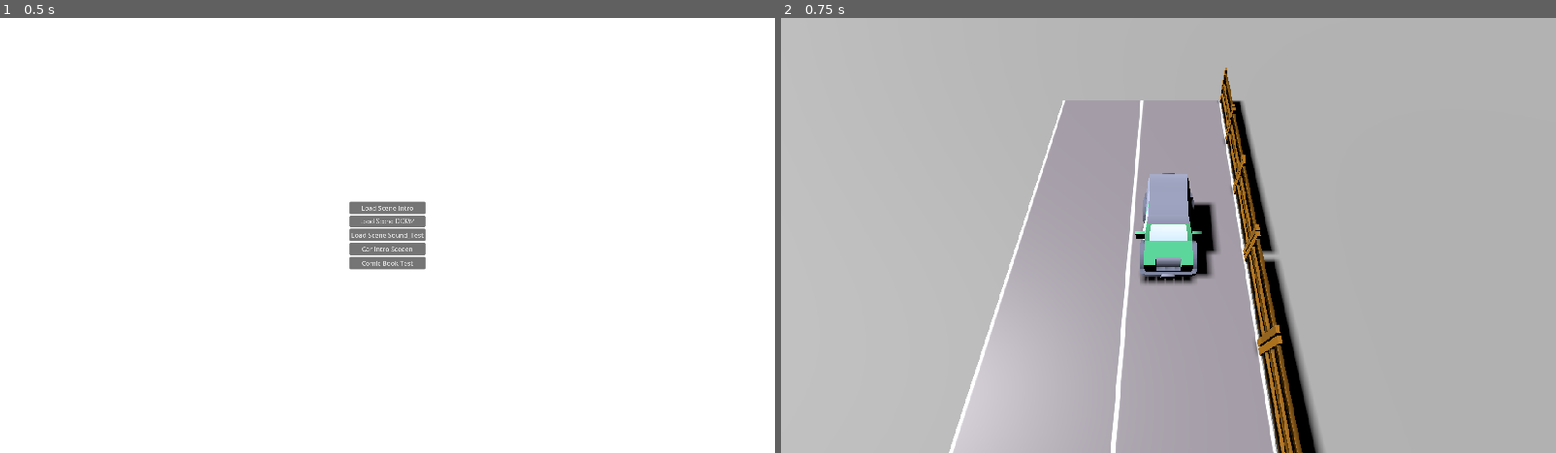
Above: before the commit, frames 1-2 (left to right).
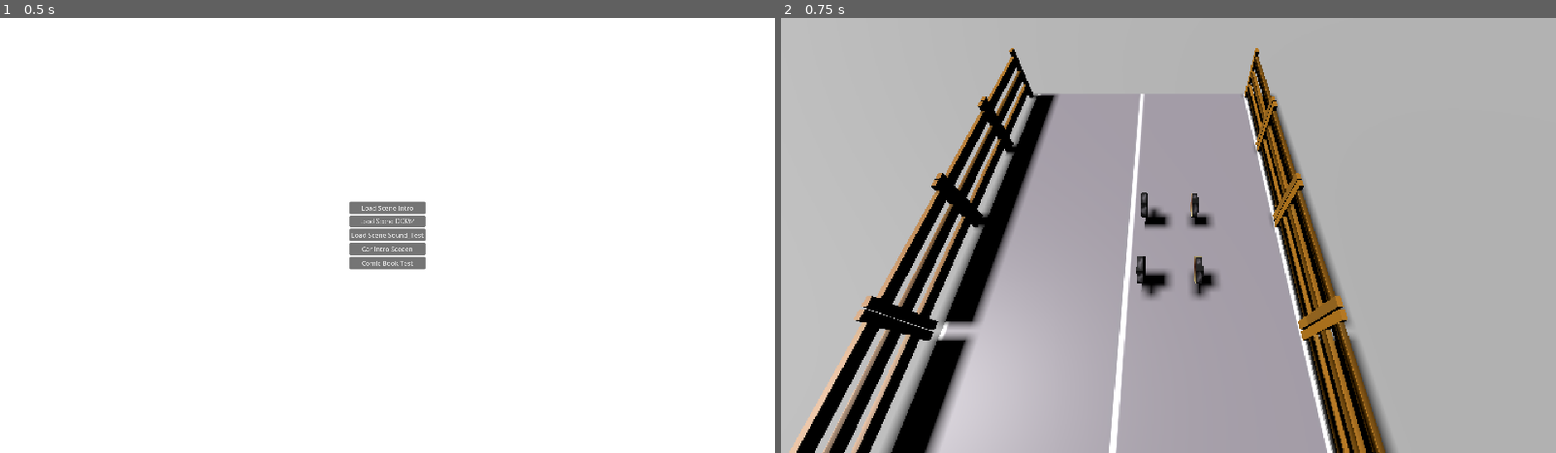
Above: after the commit, the same moments.

Repository: StudioBiwako/greenhill
Game: Godot game, scene res://levels/main_menu/game_opening.tscn
Two runs of this game, one before a commit and one after it. Both use one fixed random seed, a clock stepped at 60 frames per second and the inputs below.
Inputs:
- Up to frame 1 (0.5 s): no input
- Up to frame 2 (0.75 s): click "Car Intro Sceeen" at 0.5 s

Frame 1 is identical in both runs. In frame 2, 22% of the frame differs, in the area x 1-80%, y 6-100%.

Commit message:
new assets for car

Diff:
--- a/components/Cameras/centerCamera/CenterCamera.gd
+++ b/components/Cameras/centerCamera/CenterCamera.gd
@@ -8,7 +8,7 @@
 
 @export var centerObject: Node3D  # Reference to the object to orbit around
 @export var orbitSpeed: float = 0.001  # Speed of orbit rotation
-@export var orbitDistance: float = 3  # Distance from center object
+@export var orbitDistance: float = 2  # Distance from center object
 @export var maxVerticalAngle: float = 45.0  # Maximum vertical angle in degrees
 @export var minVerticalAngle: float = 5.0  # Minimum vertical angle in degrees
 
--- /dev/null
+++ b/components/Models/Cars/Sedan/Sedan.tscn
@@ -0,0 +1,18 @@
+[gd_scene load_steps=2 format=3 uid="uid://csbsnx13lm1l0"]
+
+[ext_resource type="PackedScene" uid="uid://bj4u61y6mans3" path="res://components/Models/Cars/Sedan/wheel/wheel.glb" id="1_mmers"]
+
+[node name="Sedan" type="Node3D"]
+transform = Transform3D(1, 0, -1.5246e-23, -1.5246e-23, -4.37114e-08, -1, 0, 1, -4.37114e-08, 0, 0, 0)
+
+[node name="wheel2" parent="." instance=ExtResource("1_mmers")]
+transform = Transform3D(-4.37114e-09, -8.74228e-09, -0.1, 0, -0.1, 8.74228e-09, -0.1, 3.31589e-16, 4.37114e-09, 0.263518, -0.17514, 1.17473e-08)
+
+[node name="wheel" parent="." instance=ExtResource("1_mmers")]
+transform = Transform3D(0.00348993, -3.99107e-17, -0.0999391, 0, 0.1, -4.16334e-17, 0.0999391, 1.12501e-16, 0.00348993, 0.263518, 0.15911, -6.95285e-09)
+
+[node name="wheel3" parent="." instance=ExtResource("1_mmers")]
+transform = Transform3D(-4.37114e-09, -8.74228e-09, -0.1, 0, -0.1, 8.74228e-09, -0.1, 3.31589e-16, 4.37114e-09, -0.26804, -0.17514, 1.17473e-08)
+
+[node name="wheel4" parent="." instance=ExtResource("1_mmers")]
+transform = Transform3D(0.00348993, -3.99107e-17, -0.0999391, 0, 0.1, -4.16334e-17, 0.0999391, 1.12501e-16, 0.00348993, -0.26804, 0.15911, -6.95285e-09)
--- a/levels/carShaderArtTest/CarShaderArtTest.tscn
+++ b/levels/carShaderArtTest/CarShaderArtTest.tscn
@@ -7,6 +7,7 @@
 [ext_resource type="PackedScene" uid="uid://m8mqr5fyqgje" path="res://components/Cameras/centerCamera/CenterCamera.tscn" id="3_sg6c3"]
 [ext_resource type="Texture2D" uid="uid://b1yb4yv4lfpfb" path="res://components/ComicBookPanel/alannaComicTest.png" id="4_6aeq7"]
 [ext_resource type="PackedScene" uid="uid://c4gsfrcoqc0cm" path="res://components/Models/Cars/GLB format/suv.glb" id="11_6cyyt"]
+[ext_resource type="PackedScene" uid="uid://csbsnx13lm1l0" path="res://components/Models/Cars/Sedan/Sedan.tscn" id="11_s1g0c"]
 [ext_resource type="Script" path="res://levels/carShaderArtTest/DevTool.gd" id="16_o645g"]
 [ext_resource type="PackedScene" uid="uid://bausul7p4frcx" path="res://components/Models/fences/fence.glb" id="19_46rnx"]
 [ext_resource type="PackedScene" uid="uid://d2j7818fnc7g2" path="res://components/Models/Roads/highway/highway.glb" id="20_ij48t"]
@@ -21,7 +22,7 @@
 grow_horizontal = 2
 grow_vertical = 2
 stretch = true
-stretch_shrink = 2
+stretch_shrink = 3
 
 [node name="Comtest" parent="SubViewportContainer" instance=ExtResource("1_p5wp3")]
 visible = false
@@ -32,7 +33,7 @@
 
 [node name="SubViewport" type="SubViewport" parent="SubViewportContainer"]
 handle_input_locally = false
-size = Vector2i(960, 540)
+size = Vector2i(640, 360)
 render_target_update_mode = 4
 
 [node name="ComicBookPanel" parent="SubViewportContainer/SubViewport" instance=ExtResource("3_pfuqw")]
@@ -46,14 +47,15 @@
 shadow_enabled = true
 
 [node name="Ground" parent="SubViewportContainer/SubViewport" instance=ExtResource("1_7i035")]
-transform = Transform3D(1, 0, 0, 0, 1, 0, 0, 0, 1, 0.164703, 0.0109992, -0.12672)
+transform = Transform3D(1, 0, 0, 0, 1, 0, 0, 0, 1, 0.163624, 0.0109992, -0.12672)
 
 [node name="suv" parent="SubViewportContainer/SubViewport" instance=ExtResource("11_6cyyt")]
 transform = Transform3D(-1.74846e-08, 1.39515e-16, 0.4, 1.39515e-16, 0.4, -1.39515e-16, -0.4, 1.39515e-16, -1.74846e-08, -0.342976, 0.0146324, -0.815307)
+visible = false
 
 [node name="CenterCamera3D" parent="SubViewportContainer/SubViewport" node_paths=PackedStringArray("centerObject") instance=ExtResource("3_sg6c3")]
 transform = Transform3D(1, 0, 0, 0, 1, 0, 0, 0, 1, -3.53852, 0.0146324, 2.58451)
-centerObject = NodePath("../suv")
+centerObject = NodePath("../../../Sedan")
 
 [node name="DevTool" type="Node" parent="SubViewportContainer/SubViewport"]
 script = ExtResource("16_o645g")
@@ -83,3 +85,26 @@
 
 [node name="planksWood6" parent="Fence" instance=ExtResource("19_46rnx")]
 transform = Transform3D(1.50996e-08, 0.2, 8.74228e-09, 0, -8.74228e-09, 0.2, 0.2, -1.50996e-08, -6.60024e-16, 2.06359, 0.269924, -1.53859)
+
+[node name="Fence2" type="Node" parent="."]
+
+[node name="planksWood" parent="Fence2" instance=ExtResource("19_46rnx")]
+transform = Transform3D(1.50996e-08, 0.2, 8.74228e-09, 0, -8.74228e-09, 0.2, 0.2, -1.50996e-08, -6.60024e-16, -2.29249, 0.269924, 0.877197)
+
+[node name="planksWood2" parent="Fence2" instance=ExtResource("19_46rnx")]
+transform = Transform3D(1.50996e-08, 0.2, 8.74228e-09, 0, -8.74228e-09, 0.2, 0.2, -1.50996e-08, -6.60024e-16, -1.42102, 0.269924, 0.877197)
+
+[node name="planksWood3" parent="Fence2" instance=ExtResource("19_46rnx")]
+transform = Transform3D(1.50996e-08, 0.2, 8.74228e-09, 0, -8.74228e-09, 0.2, 0.2, -1.50996e-08, -6.60024e-16, -0.554497, 0.269924, 0.877197)
+
+[node name="planksWood4" parent="Fence2" instance=ExtResource("19_46rnx")]
+transform = Transform3D(1.50996e-08, 0.2, 8.74228e-09, 0, -8.74228e-09, 0.2, 0.2, -1.50996e-08, -6.60024e-16, 0.316975, 0.269924, 0.877197)
+
+[node name="planksWood5" parent="Fence2" instance=ExtResource("19_46rnx")]
+transform = Transform3D(1.50996e-08, 0.2, 8.74228e-09, 0, -8.74228e-09, 0.2, 0.2, -1.50996e-08, -6.60024e-16, 1.19212, 0.269924, 0.877197)
+
+[node name="planksWood6" parent="Fence2" instance=ExtResource("19_46rnx")]
+transform = Transform3D(1.50996e-08, 0.2, 8.74228e-09, 0, -8.74228e-09, 0.2, 0.2, -1.50996e-08, -6.60024e-16, 2.06359, 0.269924, 0.877197)
+
+[node name="Sedan" parent="." instance=ExtResource("11_s1g0c")]
+transform = Transform3D(1, 0, -1.5246e-23, -1.5246e-23, -4.37114e-08, -1, 0, 1, -4.37114e-08, -0.705779, 0.213105, -0.717626)
Binary file added: components/Models/Cars/Sedan/wheel/wheel.glb
Not shown, added: components/Models/Cars/Sedan/wheel/wheel.glb.import
Binary file added: components/Models/Cars/Sedan/wheel/wheel_wheel.png
Not shown, added: components/Models/Cars/Sedan/wheel/wheel_wheel.png.import
Not shown: 1 places in levels/carShaderArtTest/CarShaderArtTest.tscn that only renumber resources
